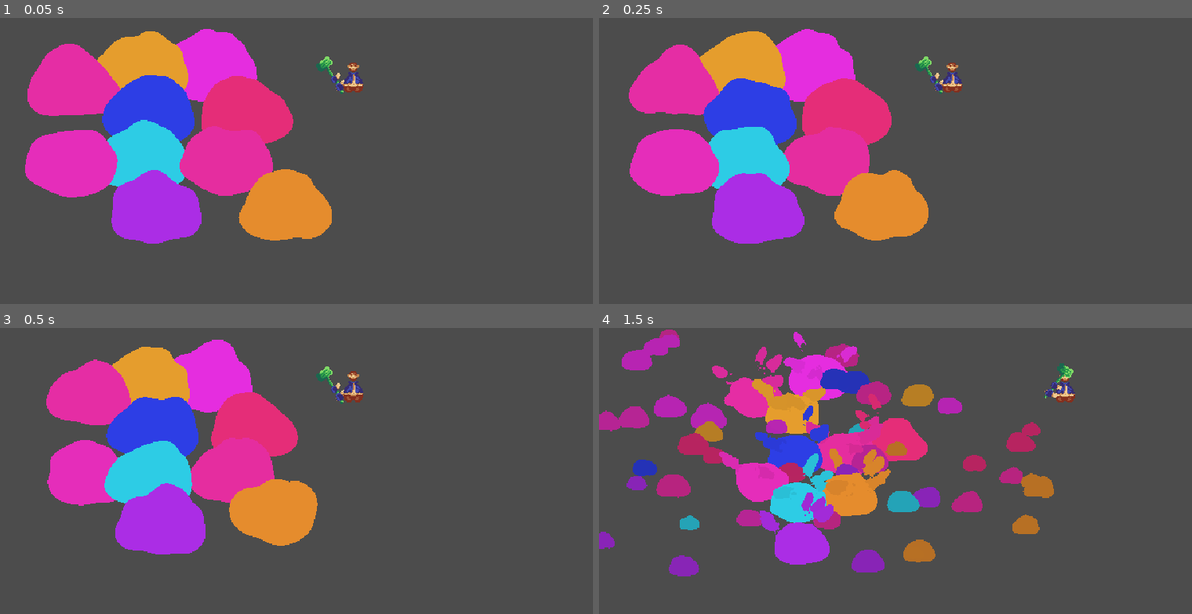
Above: before the commit, frames 1-4 (two rows, left to right).
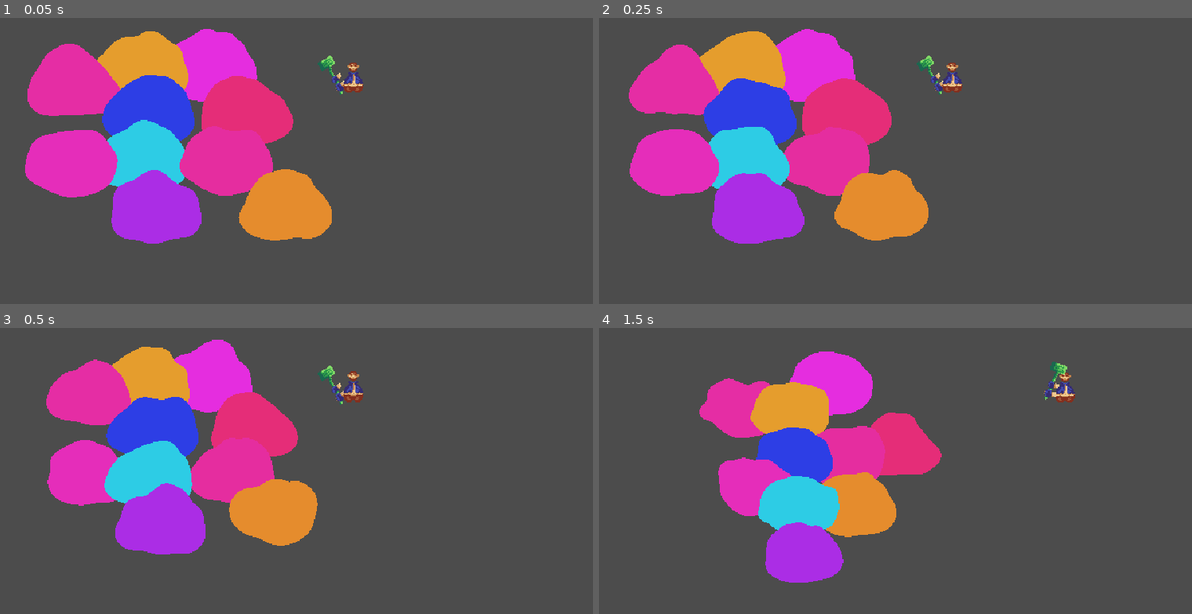
Above: after the commit, the same moments.

Repository: MetRiko/LD-2023-01
Game: Godot game, scene res://Root.tscn
The game is run twice, just before and just after one commit, with the same random seed, the same clock (stepped at 60 frames per second) and the same inputs. The engine's default icon, where the game draws it, is replaced by a stand-in: a white triangle on a blue panel in a dark square.
Inputs (mouse positions are in pixels of both pictures, inside the frame that each line leads up to):
- Up to frame 1 (0.05 s): no input
- Up to frame 2 (0.25 s): no input
- Up to frame 3 (0.5 s): no input
- Up to frame 4 (1.5 s): tap Enter at 0.5 s; move the mouse to (1049, 485) at 0.52 s; press the mouse at (1049, 485) at 0.53 s; hold D (game_right) 0.53-1.25 s; release the mouse at (1049, 485) at 1.25 s; drag from (788, 522) to (883, 573) at 1.27 s

The runs differ from the first frame. In frame 1, 0.1% of the frame differs, in the area x 53-59%, y 13-27%; in frame 2, 0.1%; in frame 3, 0.1%; in frame 4, 19%, in the area x 0-81%, y 0-90%.

Commit message:
Move hammer positioning to Hammer itself + Add collision layers for slimes

Diff:
--- a/player/Hammer.gd
+++ b/player/Hammer.gd
@@ -2,6 +2,34 @@
 class_name Hammer
 
 onready var anim = $Anim
+onready var hitpoint = $Body/HitPoint
+
+onready var start_hammer_pos : Vector2
+
+var hammer_pos_radius := Vector2(16.0, 8.0)
+
+func _ready():
+	start_hammer_pos = position
+
+func _process(delta):
+	if not is_swinging():
+		_update_hammer_pos()
+
+func _update_hammer_pos():
+	var vec = get_global_mouse_position() - global_position
+	var dir = vec.normalized()
+	var factor = min(vec.length() / 100.0, 1.0) * 0.8 + 0.2
+
+
+	var max_vec = dir * hammer_pos_radius
+	vec = max_vec * factor
+
+	position = start_hammer_pos + vec
+
+	scale.x = 1.0 if vec.x >= 0 else -1.0
+	$Body/Sprite.z_index = 0 if vec.y >= 0 else -1
+
+	rotation = Vector2(vec.x * scale.x, vec.y * scale.x).angle()
 
 func play_swing():
 	anim.play("Swing")
@@ -11,3 +39,12 @@
 
 func is_swinging():
 	return anim.current_animation == "Swing"
+
+func _try_hit():
+	var space = get_world_2d().get_direct_space_state()
+	var results = space.intersect_point(hitpoint.global_position, 32, [], 2, false, true)
+
+	for result in results:
+		var slime = result.collider.get_parent()
+		if slime is Slime:
+			slime.do_squish()
--- a/player/Hammer.tscn
+++ b/player/Hammer.tscn
@@ -59,6 +59,20 @@
 "update": 0,
 "values": [ Vector2( -3, 0 ), Vector2( -3, -6 ), Vector2( -3, 8 ), Vector2( -3, 0 ) ]
 }
+tracks/2/type = "method"
+tracks/2/path = NodePath(".")
+tracks/2/interp = 1
+tracks/2/loop_wrap = true
+tracks/2/imported = false
+tracks/2/enabled = true
+tracks/2/keys = {
+"times": PoolRealArray( 0.3 ),
+"transitions": PoolRealArray( 1 ),
+"values": [ {
+"args": [  ],
+"method": "_try_hit"
+} ]
+}
 
 [node name="Hammer" type="Node2D"]
 position = Vector2( 0, -14 )
@@ -71,8 +85,8 @@
 position = Vector2( 10, -7 )
 texture = ExtResource( 1 )
 
-[node name="CollisionShape" type="Position2D" parent="Body"]
-position = Vector2( 12, -15 )
+[node name="HitPoint" type="Position2D" parent="Body"]
+position = Vector2( 17, -19 )
 
 [node name="Anim" type="AnimationPlayer" parent="."]
 autoplay = "Idle"
--- a/player/Player.gd
+++ b/player/Player.gd
@@ -10,25 +10,6 @@
 
 onready var anim := $Anim
 onready var hammer := $Hammer
-onready var start_hammer_pos : Vector2
-
-var hammer_pos_radius := Vector2(16.0, 8.0)
-
-func _ready():
-	start_hammer_pos = hammer.position
-
-func _update_hammer_pos():
-	var vec = get_global_mouse_position() - global_position
-	var dir = vec.normalized()
-	var factor = min(vec.length() / 100.0, 1.0) * 0.8 + 0.2
-
-	var max_vec = dir * hammer_pos_radius
-	vec = max_vec * factor
-
-	hammer.position = start_hammer_pos + vec
-
-	hammer.scale.x = 1.0 if vec.x >= 0 else -1.0
-	hammer.get_node("Body/Sprite").z_index = 0 if vec.y >= 0 else -1
 
 func _input(event):
 	if event.is_action_pressed("game_swing"):
@@ -38,9 +19,6 @@
 func _process(_delta):
 	var orientation = get_orientation()
 	var viewing_angle = get_viewing_angle()
-
-	if not hammer.is_swinging():
-		_update_hammer_pos()
 
 #	set_animation_frame()
 
--- a/player/Player.tscn
+++ b/player/Player.tscn
@@ -134,6 +134,7 @@
 }
 
 [node name="Player" type="KinematicBody2D"]
+collision_mask = 3
 script = ExtResource( 1 )
 
 [node name="Sprite" type="Sprite" parent="."]
--- a/project.godot
+++ b/project.godot
@@ -121,6 +121,11 @@
  ]
 }
 
+[layer_names]
+
+2d_physics/layer_1="Player"
+2d_physics/layer_2="Slime"
+
 [physics]
 
 common/enable_pause_aware_picking=true
--- a/slimes/Slime.gd
+++ b/slimes/Slime.gd
@@ -43,8 +43,10 @@
 
 func _change_proper_scale(value : float):
 	proper_scale = value
-	var circle : CircleShape2D = $CollisionShape2D.shape
+	var circle : CircleShape2D = $Shape.shape
 	circle.radius = proper_scale * 24.0
+	var hitbox_circle : CircleShape2D = $Hitbox/Shape.shape
+	hitbox_circle.radius = proper_scale * 24.0 + 4.0
 
 func play_squish():
 	if squish_tween:
@@ -71,7 +73,7 @@
 	randomize()
 	$Timer.connect("timeout", self, "_on_timeout")
 
-	$CollisionShape2D.shape = $CollisionShape2D.shape.duplicate()
+	$Shape.shape = $Shape.shape.duplicate()
 
 	shader = $Icon.material.duplicate()
 	$Icon.material = shader
@@ -83,9 +85,9 @@
 	_select_random_target()
 	_change_proper_scale(proper_scale)
 
-func _input(event):
-	if event is InputEventMouseButton and event.is_pressed():
-		do_squish()
+#func _input(event):
+#	if event is InputEventMouseButton and event.is_pressed():
+#		do_squish()
 
 func _process(delta):
 	var v = Input.get_vector("ui_left", "ui_right", "ui_up", "ui_down")
--- a/slimes/Slime.tscn
+++ b/slimes/Slime.tscn
@@ -20,6 +20,9 @@
 shader_param/u_particle_speed_factor = 1.0
 shader_param/u_time_factor = 1.0
 
+[sub_resource type="CircleShape2D" id=5]
+radius = 18.0
+
 [sub_resource type="CircleShape2D" id=1]
 radius = 14.0
 
@@ -37,7 +40,14 @@
 scale = Vector2( 1.8125, 1.8125 )
 texture = ExtResource( 1 )
 
-[node name="CollisionShape2D" type="CollisionShape2D" parent="."]
+[node name="Hitbox" type="Area2D" parent="."]
+collision_layer = 2
+collision_mask = 3
+
+[node name="Shape" type="CollisionShape2D" parent="Hitbox"]
+shape = SubResource( 5 )
+
+[node name="Shape" type="CollisionShape2D" parent="."]
 shape = SubResource( 1 )
 
 [node name="Timer" type="Timer" parent="."]
Not shown: 1 places in slimes/Slime.tscn that only renumber resources
